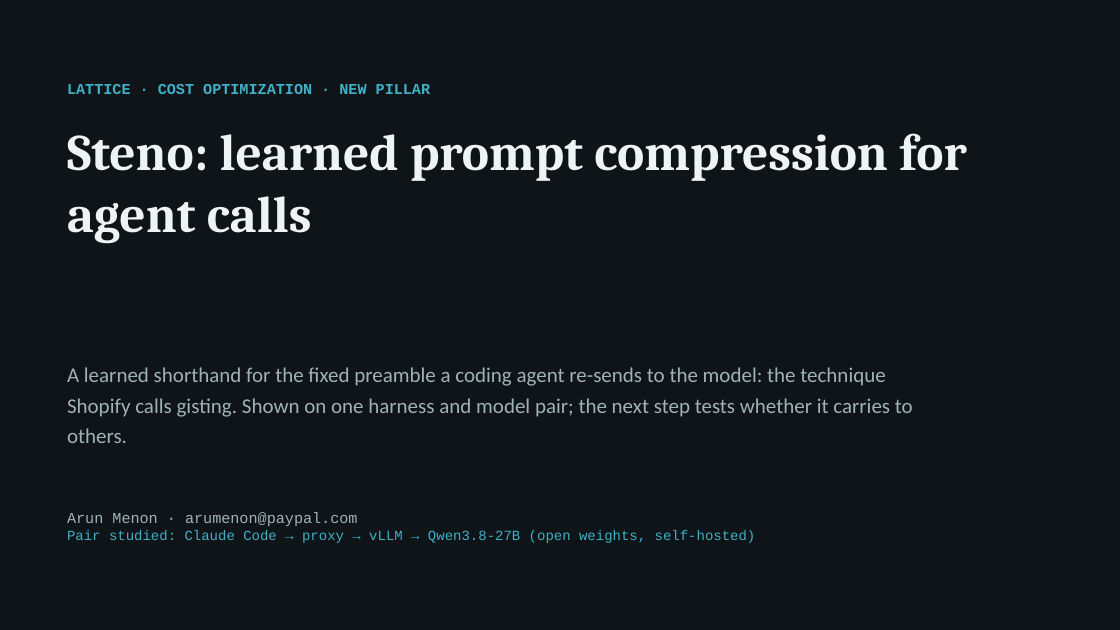
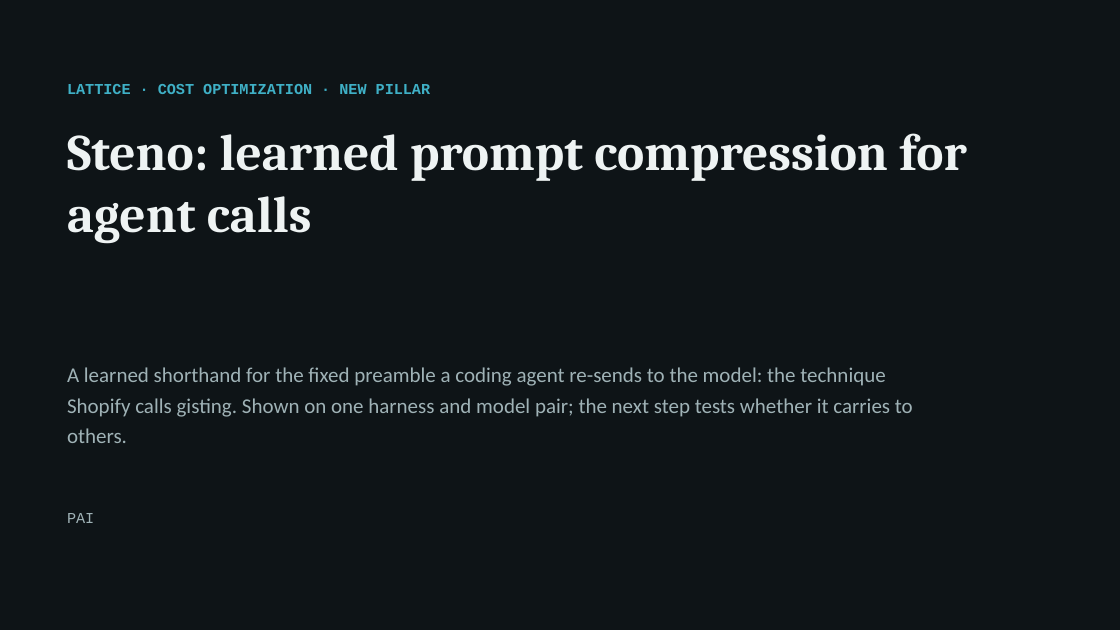
Before and after one commit to arunmenon/gisting-coding-agent, a slide deck: slide 1 of Gisting-CTO-deck.pptx. Drawn at 1120x630 pixels with LibreOffice and Linux fonts; fonts in the diff are those of the drawing. Boxes give left, top, right and bottom in pixels: in the first picture for what was removed or moved away, otherwise in the second. Text is boxed around its words. In the diff, an @@ line names an element or a change of style, - is before the commit and + after.

```diff
--- a/Gisting-CTO-deck.pptx
+++ b/Gisting-CTO-deck.pptx
@@ text at bbox=[67, 513, 94, 523]: text changed; size 12 to 13 pt; text colour #3FB0C6 to #9FB2B6 @@
-Arun Menon · arumenon@paypal.com
-Pair studied: Claude Code → proxy → vLLM → Qwen3.8-27B (open weights, self-hosted)
+PAI
```
Also in this commit, not shown: 4 other slides changed, 5 other files.
